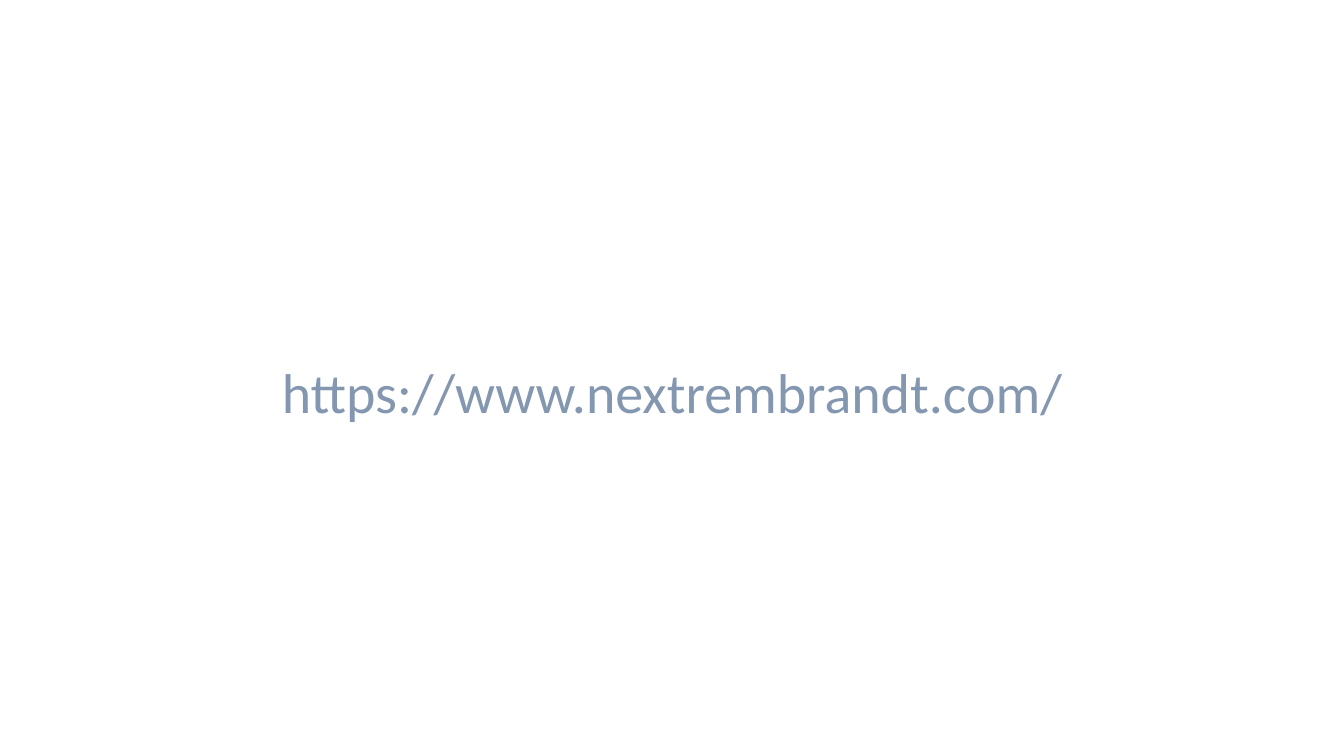
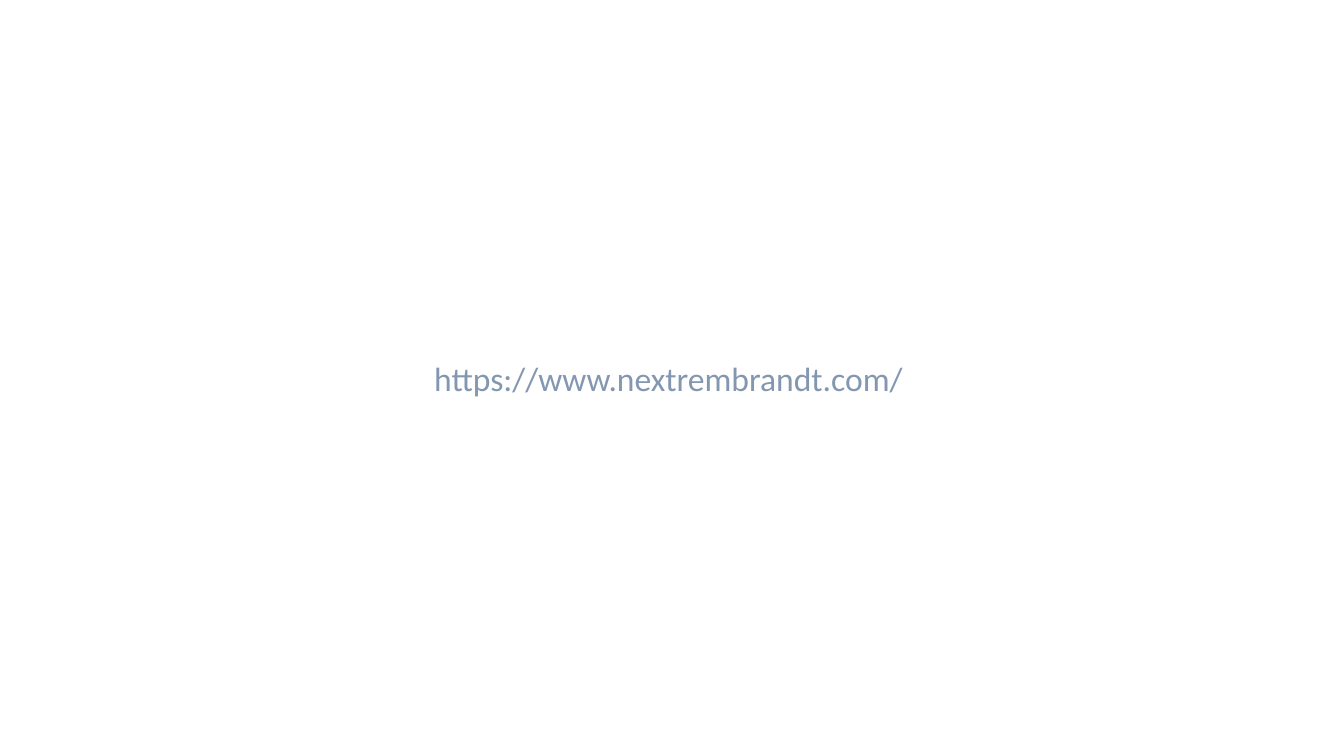
Before and after one commit to PracticumAI-Test/gan, a slide deck: slide 8 of presentations/gan_getting_started.pptx. Drawn at 1344x756 pixels with LibreOffice and Linux fonts; fonts in the diff are those of the drawing. Boxes give left, top, right and bottom in pixels: in the first picture for what was removed or moved away, otherwise in the second. Text is boxed around its words. In the diff, an @@ line names an element or a change of style, - is before the commit and + after.

```diff
--- a/presentations/gan_getting_started.pptx
+++ b/presentations/gan_getting_started.pptx
@@ text "https://www.nextrembrandt.com/": place and size @@
-text "https://www.nextrembrandt.com/" at (282,374,1062,422)
+text "https://www.nextrembrandt.com/" at (434,367,902,397)
@@ text "https://www.nextrembrandt.com/" at (434,367,902,397): size 40 to 24 pt; alignment centre to left @@
```
Also in this commit, not shown: 7 slides added.
